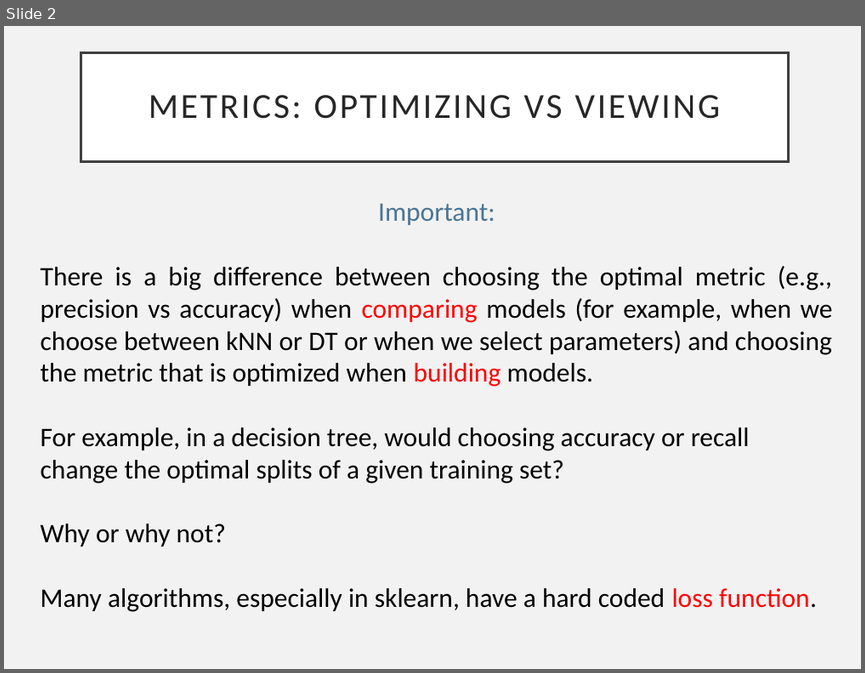
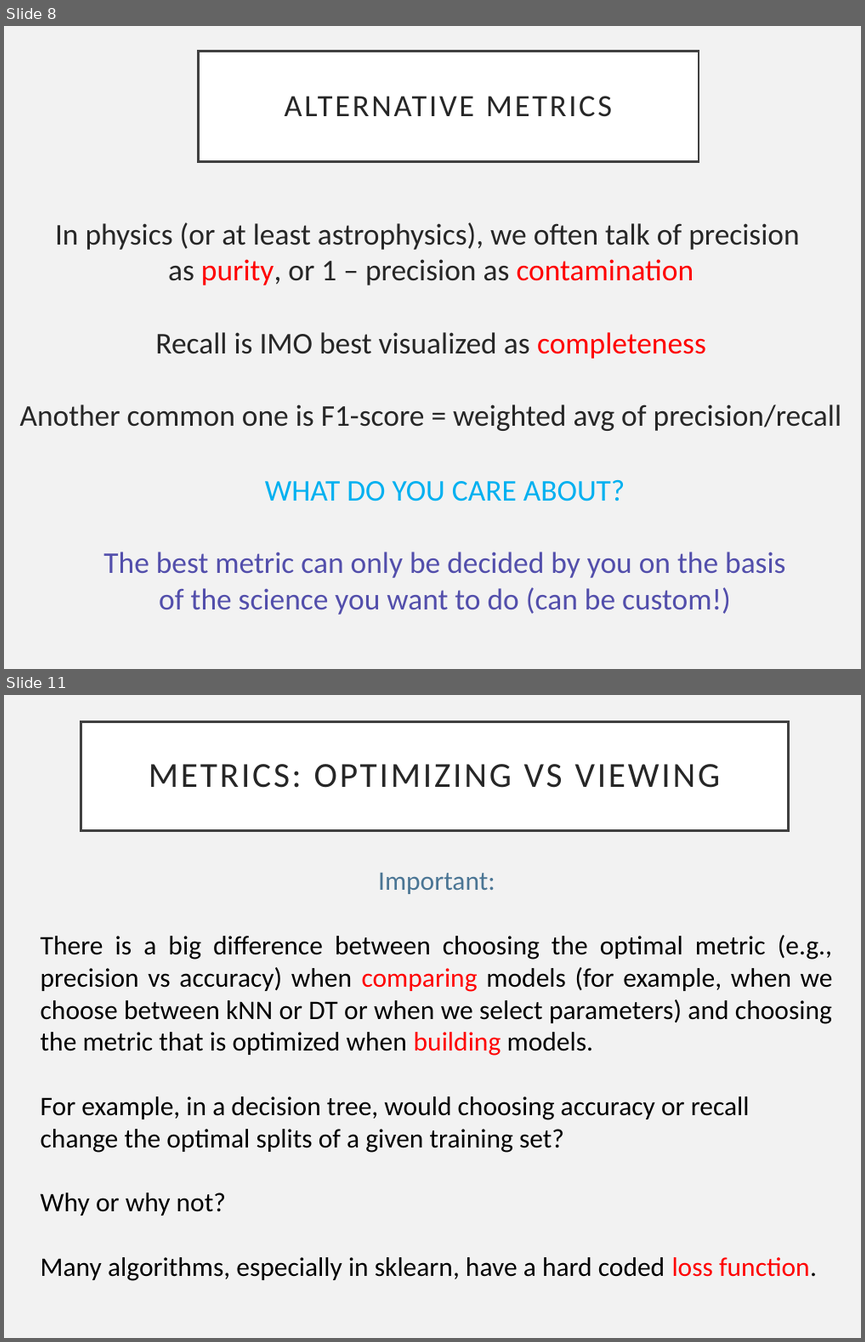
Before and after one commit to VaticanObsSummerSchool2023/lectures, a slide deck: VOSS_Diagnostics.pptx. Shown one above the other, each under a label of ours: slide 2 before the commit, slides 8 and 11 after it; the slides between them are not shown. The pictures are 865x673 and 865x1342 pixels, drawn with LibreOffice and Linux fonts; fonts in the diff are those of the drawing. Boxes give left, top, right and bottom in pixels: in the first picture for what was removed or moved away, otherwise in the second. Text is boxed around its words. In the diff, an @@ line names an element or a change of style, - is before the commit and + after.

```diff
--- a/VOSS_Diagnostics.pptx
+++ b/VOSS_Diagnostics.pptx
@@ slide 8 added at (4, 26, 861, 669), background #F2F2F2 @@
@@ title added at (198, 52, 698, 161), fill #FFFFFF, outline #404040 2.5 pt, 37 pt, text #262626 @@
+ALTERNATIVE METRICS
@@ text added at (20, 222, 841, 431), 36 pt, text #262626 @@
+In physics (or at least astrophysics), we often talk of precision
+as purity, or 1 – precision as contamination
+Recall is IMO best visualized as completeness
+Another common one is F1-score = weighted avg of precision/recall
@@ text added at (103, 480, 785, 614), 36 pt, text #524EAB @@
+WHAT DO YOU CARE ABOUT?
+The best metric can only be decided by you on the basis
+of the science you want to do (can be custom!)
@@ what was slide 2 is now slide 11 @@
```
Also in this commit, not shown: 18 other slides added, 1 other file.
